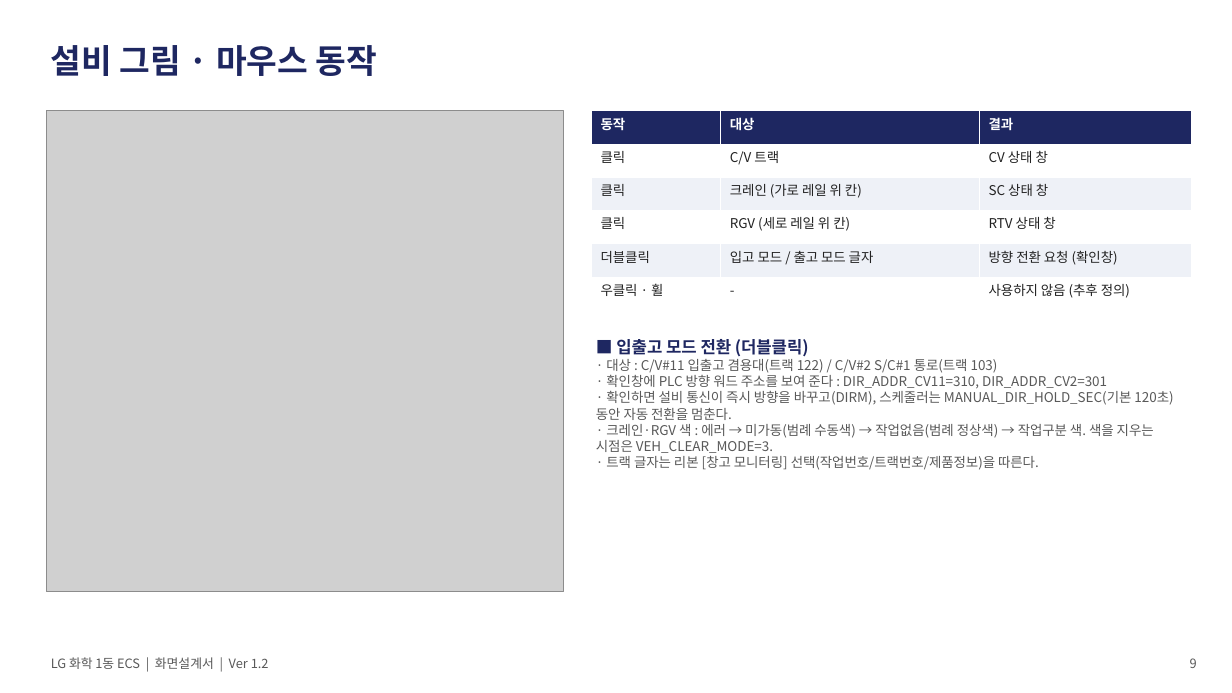
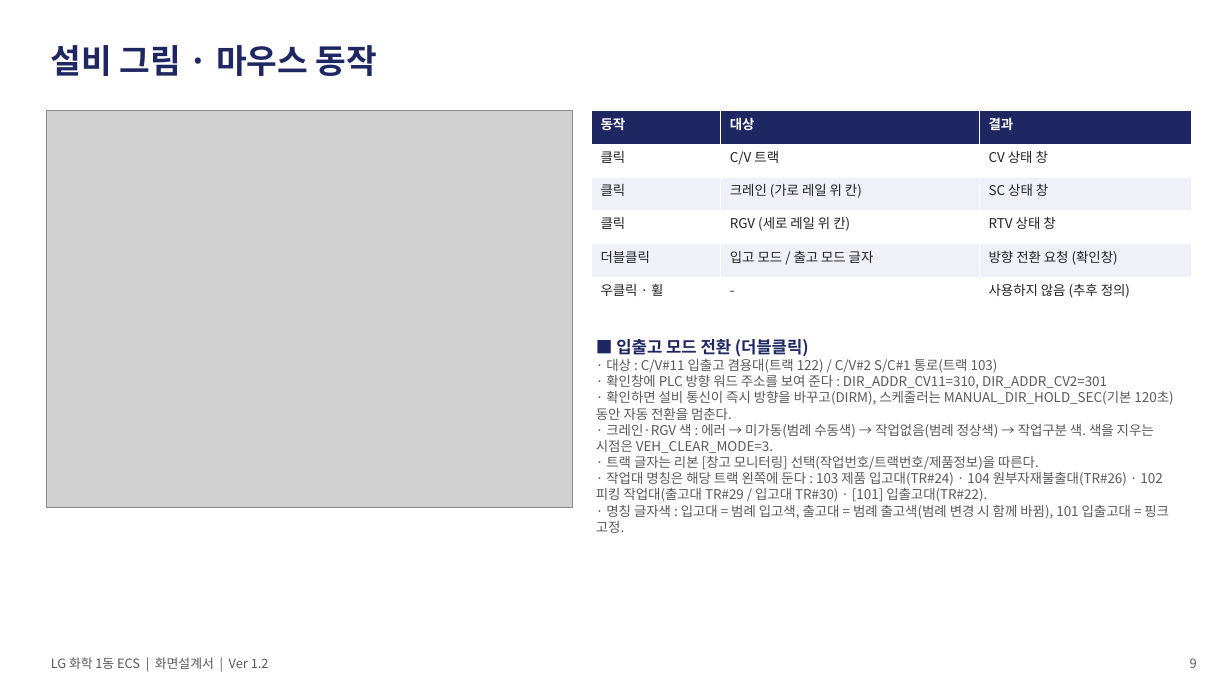
Before and after one commit to yeorijby-coder/LGLS_ALL, a slide deck: slide 9 of docs/산출물_20260917/06_ECS_화면설계서.pptx. Drawn at 1232x693 pixels with LibreOffice and Linux fonts; fonts in the diff are those of the drawing; grey boxes stand for pictures. Boxes give left, top, right and bottom in pixels: in the first picture for what was removed or moved away, otherwise in the second. Text is boxed around its words. In the diff, an @@ line names an element or a change of style, - is before the commit and + after.

```diff
--- a/docs/산출물_20260917/06_ECS_화면설계서.pptx
+++ b/docs/산출물_20260917/06_ECS_화면설계서.pptx
@@ picture: place and size @@
-picture at bbox=[46, 111, 564, 592]
+picture at bbox=[46, 111, 573, 507]
@@ text at bbox=[596, 469, 1169, 533]: paragraphs added @@
+· 작업대 명칭은 해당 트랙 왼쪽에 둔다 : 103 제품 입고대(TR#24) · 104 원부자재불출대(TR#26) · 102 피킹 작업대(출고대 TR#29 / 입고대 TR#30) · [101] 입출고대(TR#22).
+· 명칭 글자색 : 입고대 = 범례 입고색, 출고대 = 범례 출고색(범례 변경 시 함께 바뀜), 101 입출고대 = 핑크 고정.
```
Also in this commit, not shown: 1 other slide changed, 15 other files.
